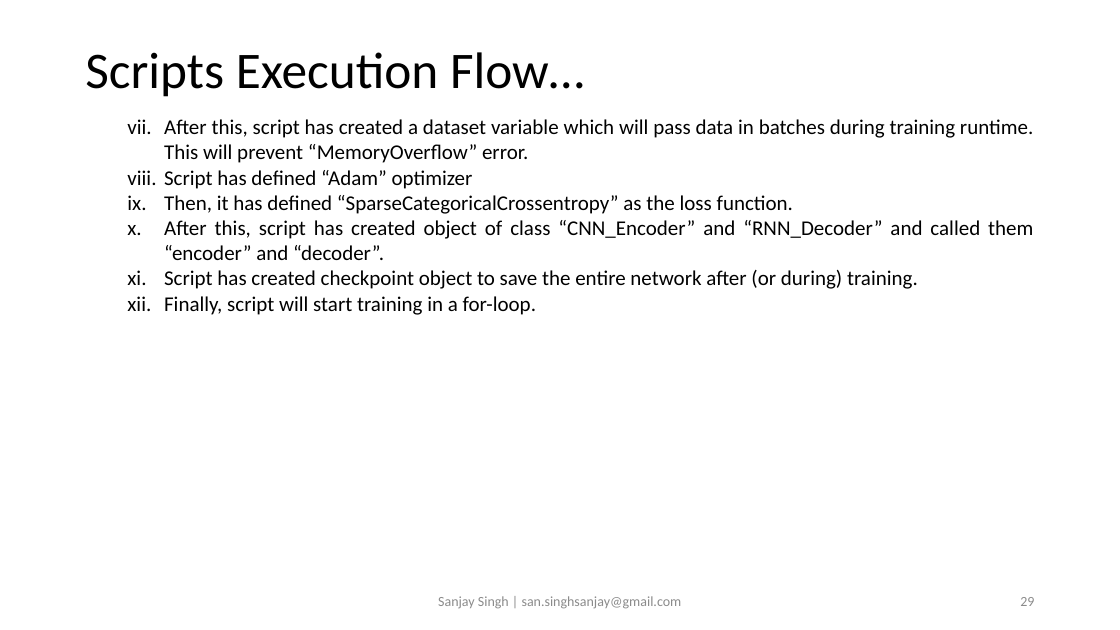
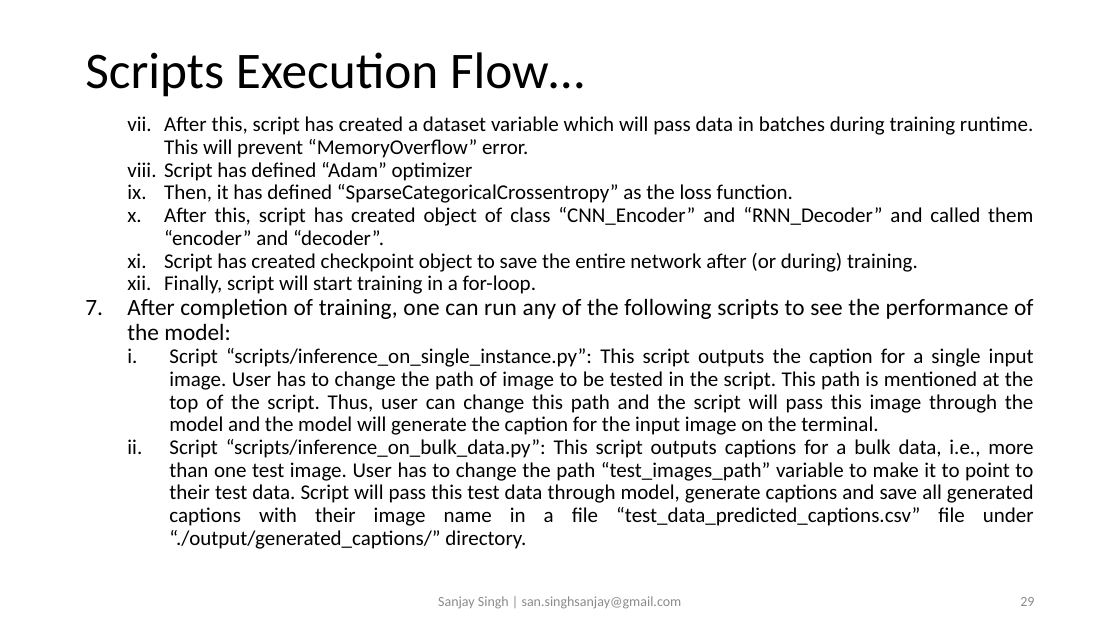
Before and after one commit to sansinghsanjay/Flickr8k_ImageCaptioning_AttentionMechanism, a slide deck: slide 29 of readme.pptx. Drawn at 1120x630 pixels with LibreOffice and Linux fonts; fonts in the diff are those of the drawing. Boxes give left, top, right and bottom in pixels: in the first picture for what was removed or moved away, otherwise in the second. Text is boxed around its words. In the diff, an @@ line names an element or a change of style, - is before the commit and + after.

```diff
--- a/readme.pptx
+++ b/readme.pptx
@@ text at (164, 116, 1033, 294): line spacing 1 to 0.9 @@
@@ text at (127, 298, 1034, 549): paragraphs added @@
+7. After completion of training, one can run any of the following scripts to see the performance of the model:
+  i. Script “scripts/inference_on_single_instance.py”: This script outputs the caption for a single input image. User has to change the path of image to be tested in the script. This path is mentioned at the top of the script. Thus, user can change this path and the script will pass this image through the model and the model will generate the caption for the input image on the terminal.
+  ii. Script “scripts/inference_on_bulk_data.py”: This script outputs captions for a bulk data, i.e., more than one test image. User has to change the path “test_images_path” variable to make it to point to their test data. Script will pass this test data through model, generate captions and save all generated captions with their image name in a file “test_data_predicted_captions.csv” file under “./output/generated_captions/” directory.
```
Also in this commit, not shown: 5 other slides changed, 2 other files.
